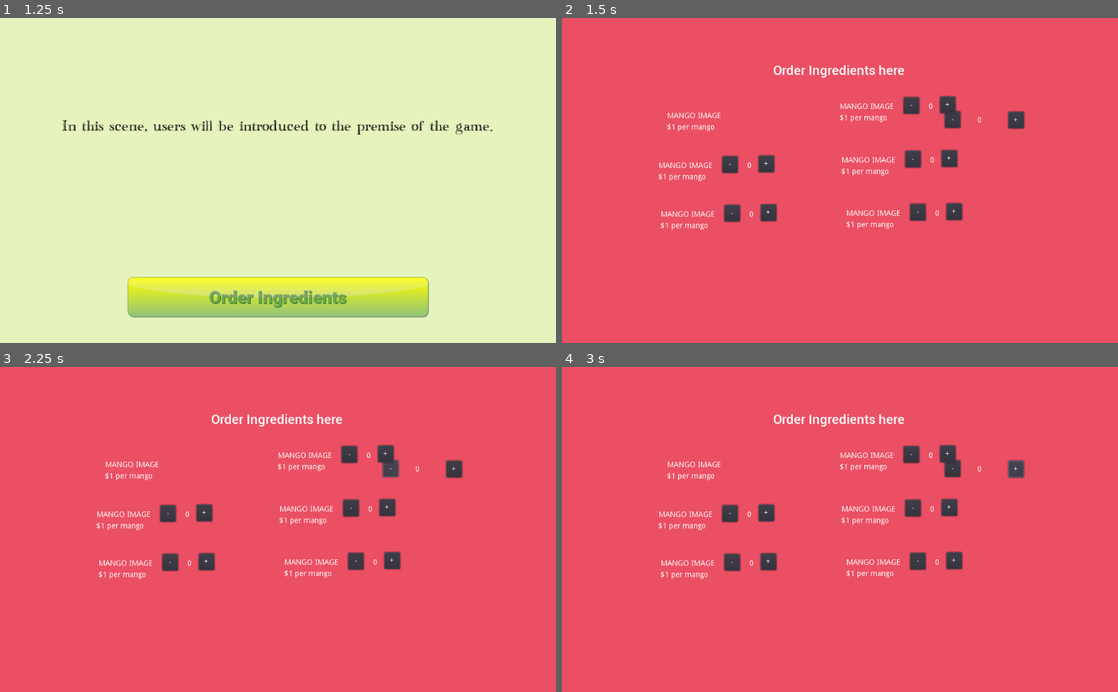
Above: before the commit, frames 1-4 (two rows, left to right).
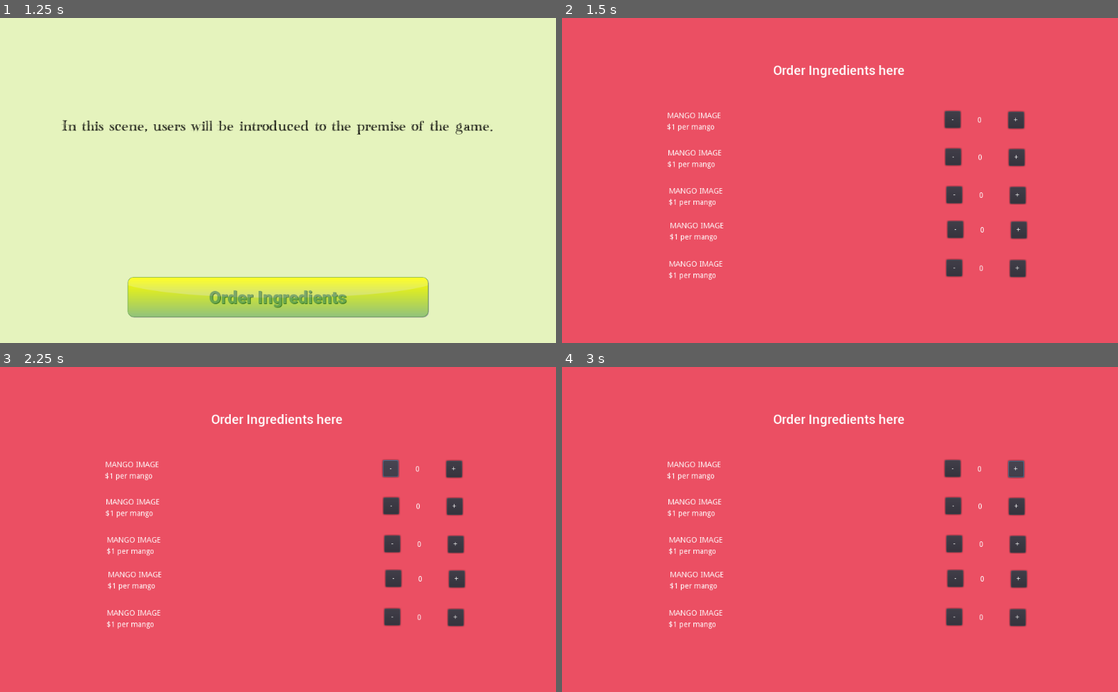
Above: after the commit, the same moments.

Repository: thepriscillawang/SMOOthies
Game: Godot game, scene res://Scenes/Main.tscn
Two runs of this game, one before a commit and one after it. Both use one fixed random seed, a clock stepped at 60 frames per second and the inputs below.
Inputs (mouse positions are in pixels of both pictures, inside the frame that each line leads up to):
- Up to frame 1 (1.25 s): click (278, 284) at 0.5 s
- Up to frame 2 (1.5 s): click (840, 284) at 1.25 s
- Up to frame 3 (2.25 s): click "-" at 2 s
- Up to frame 4 (3 s): click "+" at 2.75 s

Frame 1 is identical in both runs. In frame 2, 4.4% of the frame differs, in the area x 17-84%, y 23-81%; in frame 3, 4.4%; in frame 4, 4.4%.

Commit message:
added other ingredient buttons

Diff:
--- a/src/SMOOthies/Scenes/Ingredients.tscn
+++ b/src/SMOOthies/Scenes/Ingredients.tscn
@@ -82,10 +82,10 @@
 anchor_top = 0.5
 anchor_right = 0.5
 anchor_bottom = 0.5
-margin_left = -334.0
-margin_top = -34.0
-margin_right = -231.0
-margin_bottom = -20.0
+margin_left = -317.0
+margin_top = -57.0
+margin_right = -214.0
+margin_bottom = -43.0
 text = "MANGO IMAGE "
 
 [node name="Mango Price" type="Label" parent="ColorRect/REPLACE mango2"]
@@ -98,25 +98,26 @@
 [node name="subtract mango" type="Button" parent="ColorRect/REPLACE mango2"]
 anchor_right = 0.273
 anchor_bottom = 3.0
-margin_left = 117.0
-margin_top = -11.0
-margin_right = 117.881
-margin_bottom = -22.0
+margin_left = 511.0
+margin_top = -2.0
+margin_right = 511.881
+margin_bottom = -13.0
 text = "-"
 
 [node name="add mango" type="Button" parent="ColorRect/REPLACE mango2"]
 anchor_right = 0.273
 anchor_bottom = 3.0
-margin_left = 184.0
-margin_top = -12.0
-margin_right = 184.881
-margin_bottom = -23.0
+margin_left = 628.0
+margin_top = -1.0
+margin_right = 628.881
+margin_bottom = -12.0
 text = "+"
 
 [node name="NumMango" type="Label" parent="ColorRect/REPLACE mango2"]
-margin_left = 163.0
-margin_right = 171.0
-margin_bottom = 14.0
+margin_left = 571.0
+margin_top = 8.0
+margin_right = 579.0
+margin_bottom = 22.0
 text = "0"
 
 [node name="REPLACE mango3" type="Label" parent="ColorRect"]
@@ -124,10 +125,10 @@
 anchor_top = 0.5
 anchor_right = 0.5
 anchor_bottom = 0.5
-margin_left = -330.0
-margin_top = 56.0
-margin_right = -227.0
-margin_bottom = 70.0
+margin_left = -315.0
+margin_top = 13.0
+margin_right = -212.0
+margin_bottom = 27.0
 text = "MANGO IMAGE "
 
 [node name="Mango Price" type="Label" parent="ColorRect/REPLACE mango3"]
@@ -140,25 +141,26 @@
 [node name="subtract mango" type="Button" parent="ColorRect/REPLACE mango3"]
 anchor_right = 0.273
 anchor_bottom = 3.0
-margin_left = 117.0
-margin_top = -11.0
-margin_right = 117.881
-margin_bottom = -22.0
+margin_left = 511.0
+margin_top = -2.0
+margin_right = 511.881
+margin_bottom = -13.0
 text = "-"
 
 [node name="add mango" type="Button" parent="ColorRect/REPLACE mango3"]
 anchor_right = 0.273
 anchor_bottom = 3.0
-margin_left = 184.0
-margin_top = -12.0
-margin_right = 184.881
-margin_bottom = -23.0
+margin_left = 628.0
+margin_top = -1.0
+margin_right = 628.881
+margin_bottom = -12.0
 text = "+"
 
 [node name="NumMango" type="Label" parent="ColorRect/REPLACE mango3"]
-margin_left = 163.0
-margin_right = 171.0
-margin_bottom = 14.0
+margin_left = 571.0
+margin_top = 8.0
+margin_right = 579.0
+margin_bottom = 22.0
 text = "0"
 
 [node name="REPLACE mango4" type="Label" parent="ColorRect"]
@@ -166,9 +168,10 @@
 anchor_top = 0.5
 anchor_right = 0.5
 anchor_bottom = 0.5
-margin_top = -143.0
-margin_right = 103.0
-margin_bottom = -129.0
+margin_left = -313.0
+margin_top = 77.0
+margin_right = -210.0
+margin_bottom = 91.0
 text = "MANGO IMAGE "
 
 [node name="Mango Price" type="Label" parent="ColorRect/REPLACE mango4"]
@@ -181,25 +184,26 @@
 [node name="subtract mango" type="Button" parent="ColorRect/REPLACE mango4"]
 anchor_right = 0.273
 anchor_bottom = 3.0
-margin_left = 117.0
-margin_top = -11.0
-margin_right = 117.881
-margin_bottom = -22.0
+margin_left = 511.0
+margin_top = -2.0
+margin_right = 511.881
+margin_bottom = -13.0
 text = "-"
 
 [node name="add mango" type="Button" parent="ColorRect/REPLACE mango4"]
 anchor_right = 0.273
 anchor_bottom = 3.0
-margin_left = 184.0
-margin_top = -12.0
-margin_right = 184.881
-margin_bottom = -23.0
+margin_left = 628.0
+margin_top = -1.0
+margin_right = 628.881
+margin_bottom = -12.0
 text = "+"
 
 [node name="NumMango" type="Label" parent="ColorRect/REPLACE mango4"]
-margin_left = 163.0
-margin_right = 171.0
-margin_bottom = 14.0
+margin_left = 571.0
+margin_top = 8.0
+margin_right = 579.0
+margin_bottom = 22.0
 text = "0"
 
 [node name="REPLACE mango5" type="Label" parent="ColorRect"]
@@ -207,10 +211,10 @@
 anchor_top = 0.5
 anchor_right = 0.5
 anchor_bottom = 0.5
-margin_left = 3.0
-margin_top = -44.0
-margin_right = 106.0
-margin_bottom = -30.0
+margin_left = -315.0
+margin_top = 148.0
+margin_right = -212.0
+margin_bottom = 162.0
 text = "MANGO IMAGE "
 
 [node name="Mango Price" type="Label" parent="ColorRect/REPLACE mango5"]
@@ -223,65 +227,24 @@
 [node name="subtract mango" type="Button" parent="ColorRect/REPLACE mango5"]
 anchor_right = 0.273
 anchor_bottom = 3.0
-margin_left = 117.0
-margin_top = -11.0
-margin_right = 117.881
-margin_bottom = -22.0
+margin_left = 511.0
+margin_top = -2.0
+margin_right = 511.881
+margin_bottom = -13.0
 text = "-"
 
 [node name="add mango" type="Button" parent="ColorRect/REPLACE mango5"]
 anchor_right = 0.273
 anchor_bottom = 3.0
-margin_left = 184.0
-margin_top = -12.0
-margin_right = 184.881
-margin_bottom = -23.0
+margin_left = 628.0
+margin_top = -1.0
+margin_right = 628.881
+margin_bottom = -12.0
 text = "+"
 
 [node name="NumMango" type="Label" parent="ColorRect/REPLACE mango5"]
-margin_left = 163.0
-margin_right = 171.0
-margin_bottom = 14.0
-text = "0"
-
-[node name="REPLACE mango6" type="Label" parent="ColorRect"]
-anchor_left = 0.5
-anchor_top = 0.5
-anchor_right = 0.5
-anchor_bottom = 0.5
-margin_left = 12.0
-margin_top = 54.0
-margin_right = 115.0
-margin_bottom = 68.0
-text = "MANGO IMAGE "
-
-[node name="Mango Price" type="Label" parent="ColorRect/REPLACE mango6"]
-margin_left = -1.0
-margin_top = 21.0
-margin_right = 87.0
-margin_bottom = 35.0
-text = "$1 per mango"
-
-[node name="subtract mango" type="Button" parent="ColorRect/REPLACE mango6"]
-anchor_right = 0.273
-anchor_bottom = 3.0
-margin_left = 117.0
-margin_top = -11.0
-margin_right = 117.881
-margin_bottom = -22.0
-text = "-"
-
-[node name="add mango" type="Button" parent="ColorRect/REPLACE mango6"]
-anchor_right = 0.273
-anchor_bottom = 3.0
-margin_left = 184.0
-margin_top = -12.0
-margin_right = 184.881
-margin_bottom = -23.0
-text = "+"
-
-[node name="NumMango" type="Label" parent="ColorRect/REPLACE mango6"]
-margin_left = 163.0
-margin_right = 171.0
-margin_bottom = 14.0
-text = "0"
+margin_left = 571.0
+margin_top = 8.0
+margin_right = 579.0
+margin_bottom = 22.0
+text = "0"
